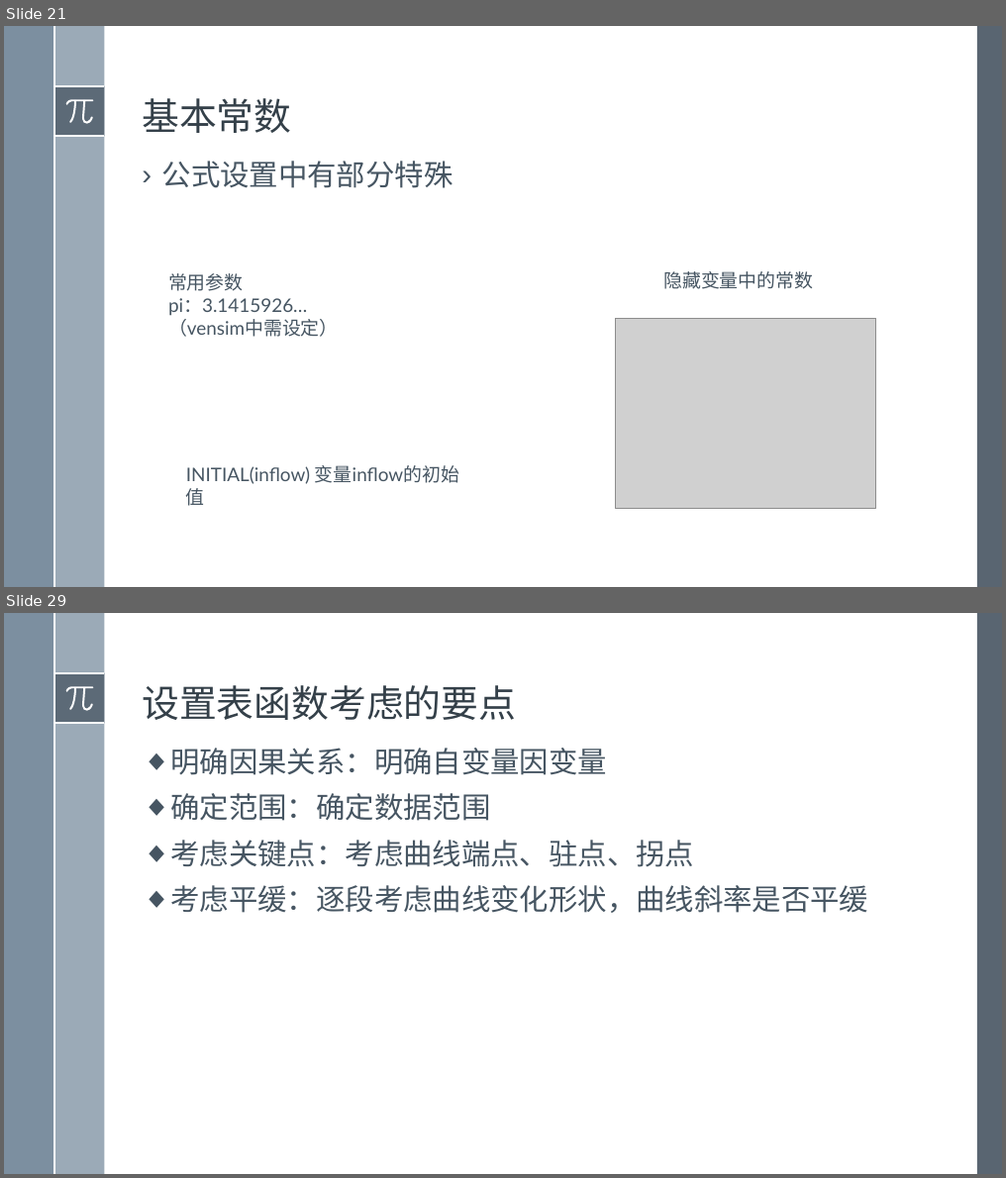
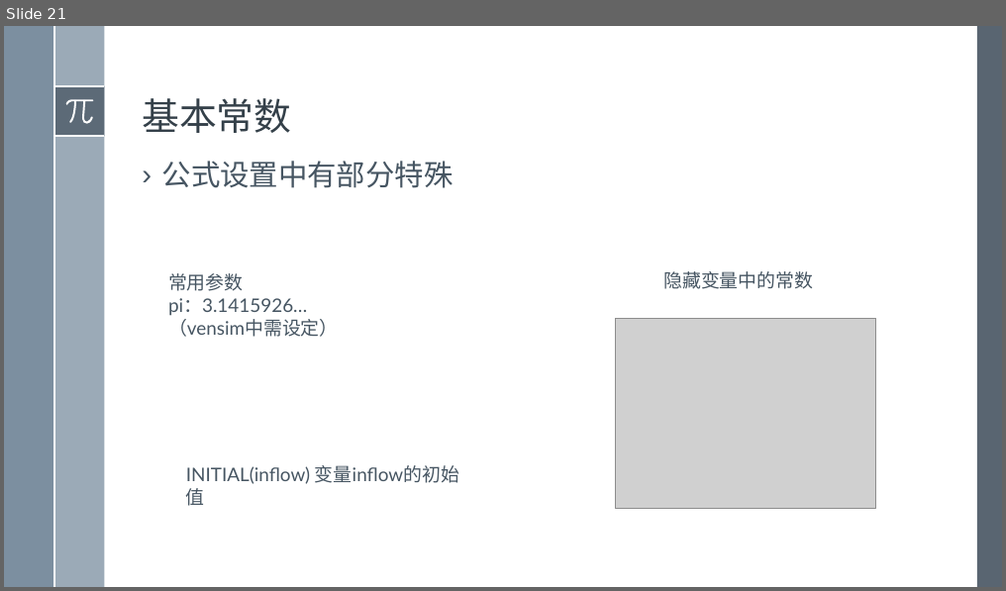
Before and after one commit to exoplanetX/SystemDynamics, a slide deck: 系统仿真-3-操作基础.pptx. Shown one above the other, each under a label of ours: slides 21 and 29 before the commit, slide 21 after it; the slides between them are not shown. The pictures are 1006x1178 and 1006x591 pixels, drawn with LibreOffice and Linux fonts; fonts in the diff are those of the drawing; grey boxes stand for pictures. Boxes give left, top, right and bottom in pixels: in the first picture for what was removed or moved away, otherwise in the second. Text is boxed around its words. In the diff, an @@ line names an element or a change of style, - is before the commit and + after.

```diff
--- a/系统仿真-3-操作基础.pptx
+++ b/系统仿真-3-操作基础.pptx
@@ slide 29 removed at [4,613,1002,1174], background #FFFFFF; not listed: 8 template elements that a slide beside it also shows @@
@@ title removed at [142,685,516,720] @@
-设置表函数考虑的要点
@@ text removed at [171,748,869,913] @@
-◆ 明确因果关系：明确自变量因变量
-◆ 确定范围：确定数据范围
-◆ 考虑关键点：考虑曲线端点、驻点、拐点
-◆ 考虑平缓：逐段考虑曲线变化形状，曲线斜率是否平缓
```
Also in this commit, not shown: 1 slide changed, 7 other slides removed, 1 other file.
